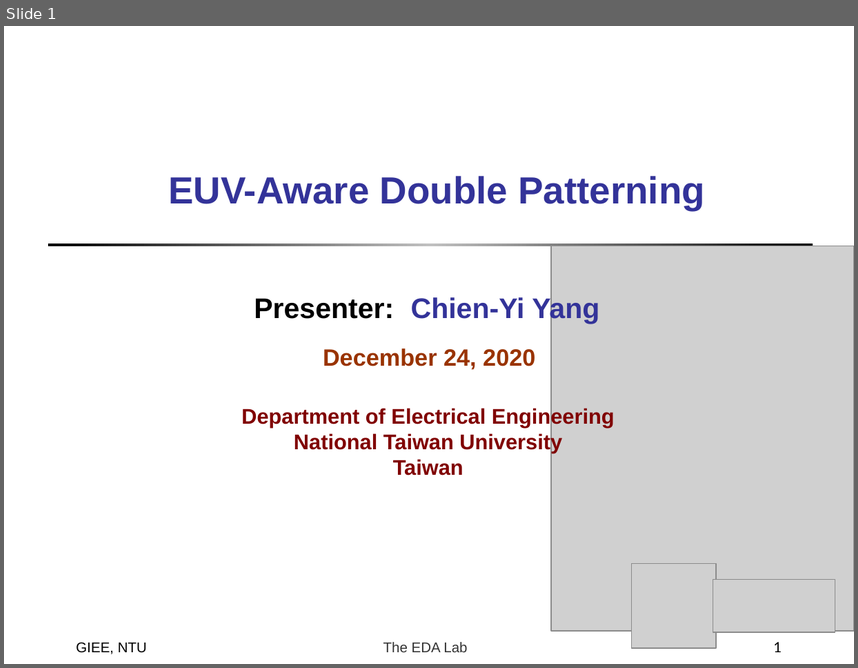
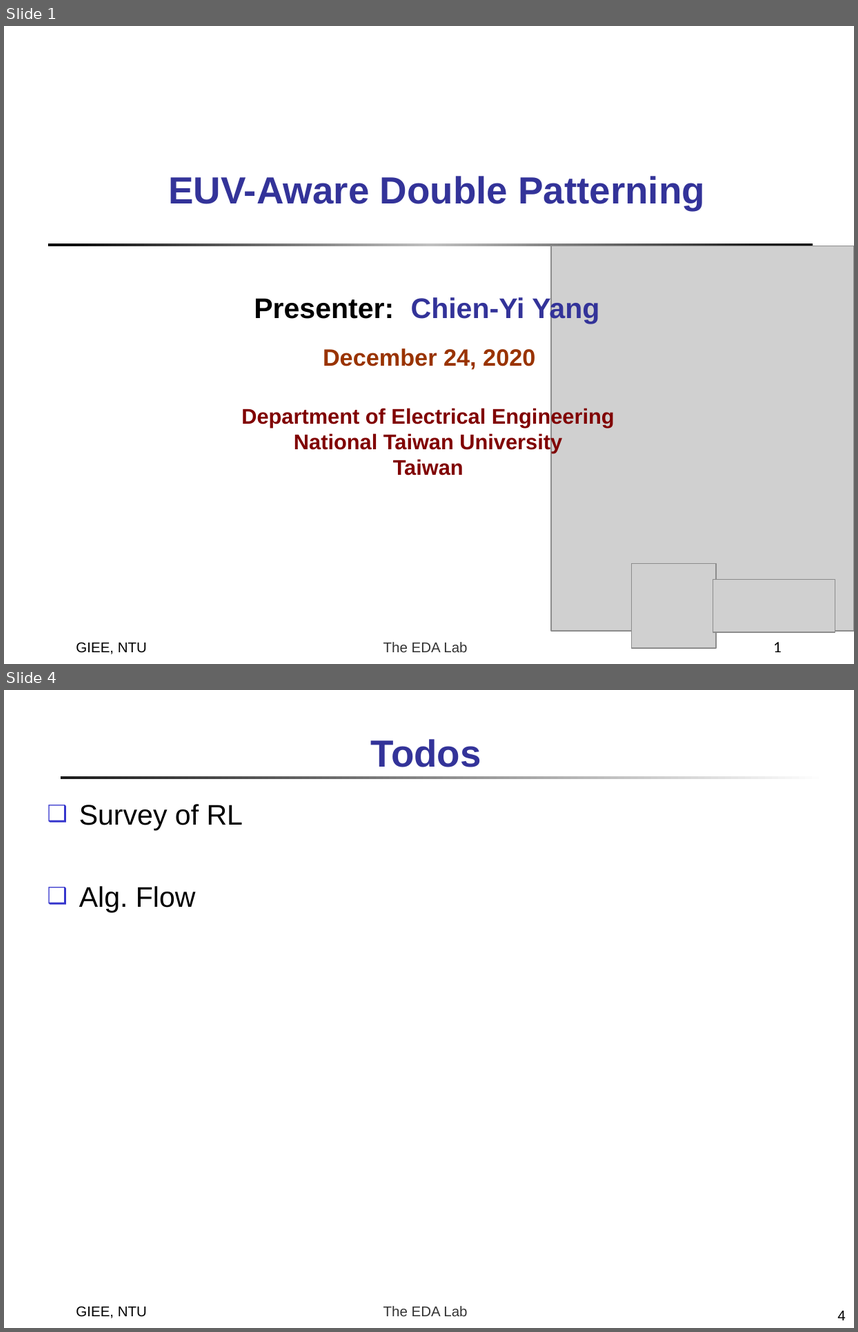
Before and after one commit to doctry/paper, a slide deck: weekly/EUVDP_2020_01_07.ppt. Shown one above the other, each under a label of ours: slide 1 before the commit, slides 1 and 4 after it; the slides between them are not shown. The pictures are 858x668 and 858x1332 pixels, drawn with LibreOffice and Linux fonts; fonts in the diff are those of the drawing; grey boxes stand for pictures. Boxes give left, top, right and bottom in pixels: in the first picture for what was removed or moved away, otherwise in the second. Text is boxed around its words. In the diff, an @@ line names an element or a change of style, - is before the commit and + after.

```diff
--- a/weekly/EUVDP_2020_01_07.ppt
+++ b/weekly/EUVDP_2020_01_07.ppt
@@ slide 4 added at box(4, 690, 854, 1328), background #FFFFFF; not listed: 1 template element that a slide beside it also shows @@
@@ title added at box(371, 739, 481, 767), 32 pt, text #333399, bold @@
+Todos
@@ rectangle added at box(61, 776, 826, 778), fill gradient #1C1C1C to #FFFFFF @@
@@ text added at box(79, 804, 243, 912), 24 pt, text #000000 @@
+❑ Survey of RL
+❑ Alg. Flow
@@ text added at box(76, 1305, 147, 1318), 12 pt, text #000000 @@
+GIEE, NTU
@@ page number added at box(838, 1310, 845, 1320), 12 pt, text #000000 @@
+4
```
Also in this commit, not shown: 2 slides changed, 2 slides removed, 1 other file.
